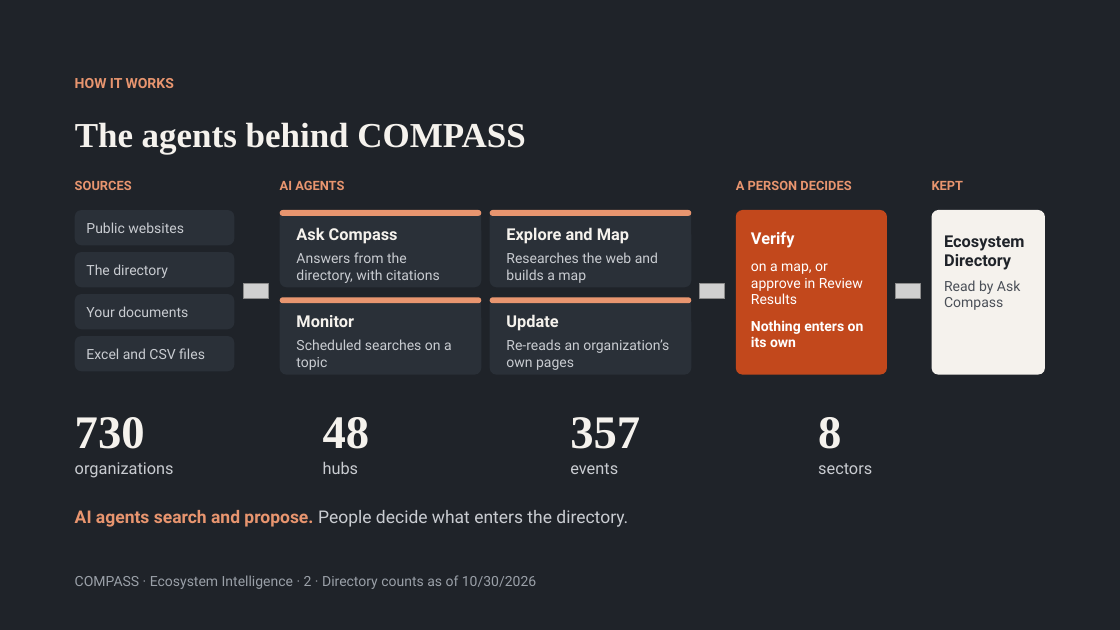
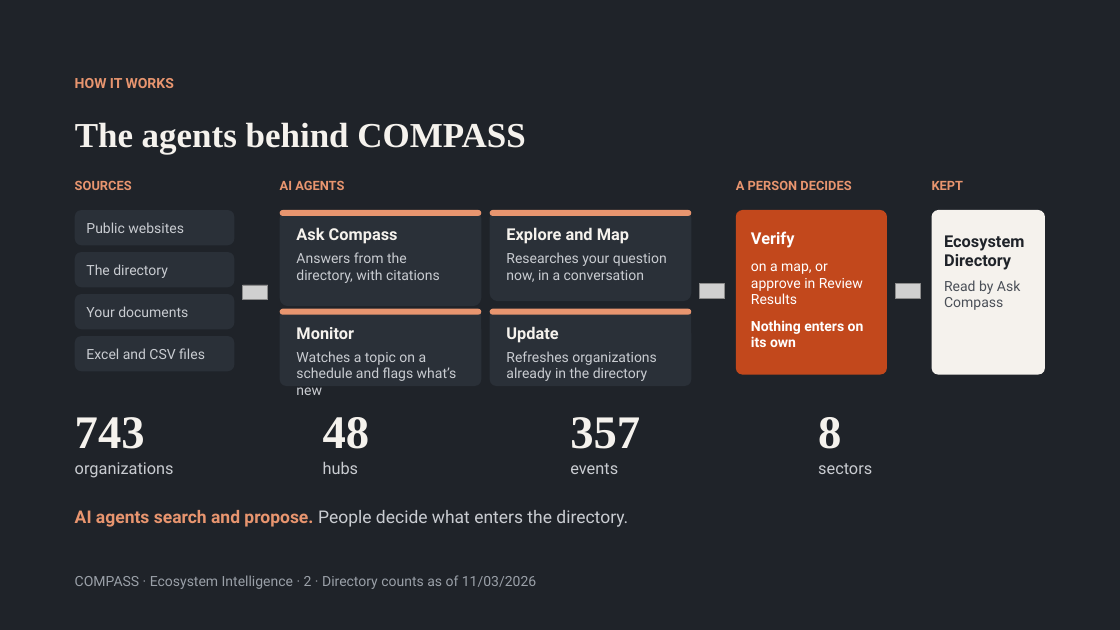
Before and after one commit to nouhailael-dot/Institutional-knowledge-Platform-with-AI-agents, a slide deck: slide 2 of docs/COMPASS - Ask, Explore and Map, Directory.pptx. Drawn at 1120x630 pixels with LibreOffice and Linux fonts; fonts in the diff are those of the drawing; grey boxes stand for pictures. Boxes give left, top, right and bottom in pixels: in the first picture for what was removed or moved away, otherwise in the second. Text is boxed around its words. In the diff, an @@ line names an element or a change of style, - is before the commit and + after.

Commit message:
docs: COMPASS deck, Ask / Explore and Map / Directory slides (3-4 Nov edits)

```diff
--- a/docs/COMPASS - Ask, Explore and Map, Directory.pptx
+++ b/docs/COMPASS - Ask, Explore and Map, Directory.pptx
@@ rounded rectangle: place and size @@
-rounded rectangle at [280,210,481,287]
+rounded rectangle at [280,210,481,307]
@@ rounded rectangle: place and size @@
-rounded rectangle at [490,210,691,287]
+rounded rectangle at [490,210,691,301]
@@ text at [506,252,667,282]: text changed @@
-Researches the web and builds a map
+Researches your question now, in a conversation
@@ 4 rounded rectangles, 2 texts: place and size @@
-4 rounded rectangles, 2 texts at [280,297,691,375]
+4 rounded rectangles, 2 texts at [280,309,691,386]
@@ text at [296,351,457,395]: text changed @@
-Scheduled searches on a topic
+Watches a topic on a schedule and flags what’s new
@@ text at [506,351,657,381]: text changed @@
-Re-reads an organization’s own pages
+Refreshes organizations already in the directory
@@ text at [75,417,145,449]: text changed @@
-730
+743
@@ text at [75,575,536,589]: text changed @@
-COMPASS · Ecosystem Intelligence · 2 · Directory counts as of 10/30/2026
+COMPASS · Ecosystem Intelligence · 2 · Directory counts as of 11/03/2026
```
Also in this commit, not shown: 6 other slides changed.
